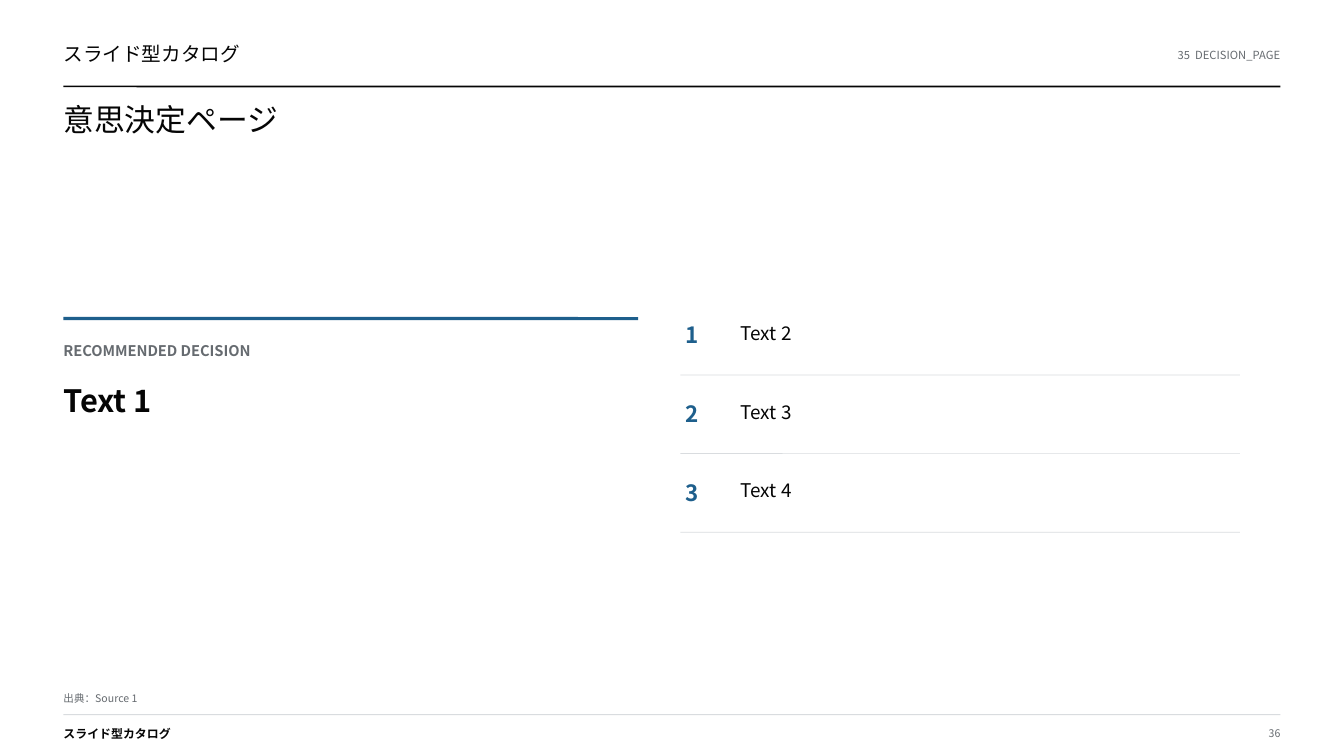
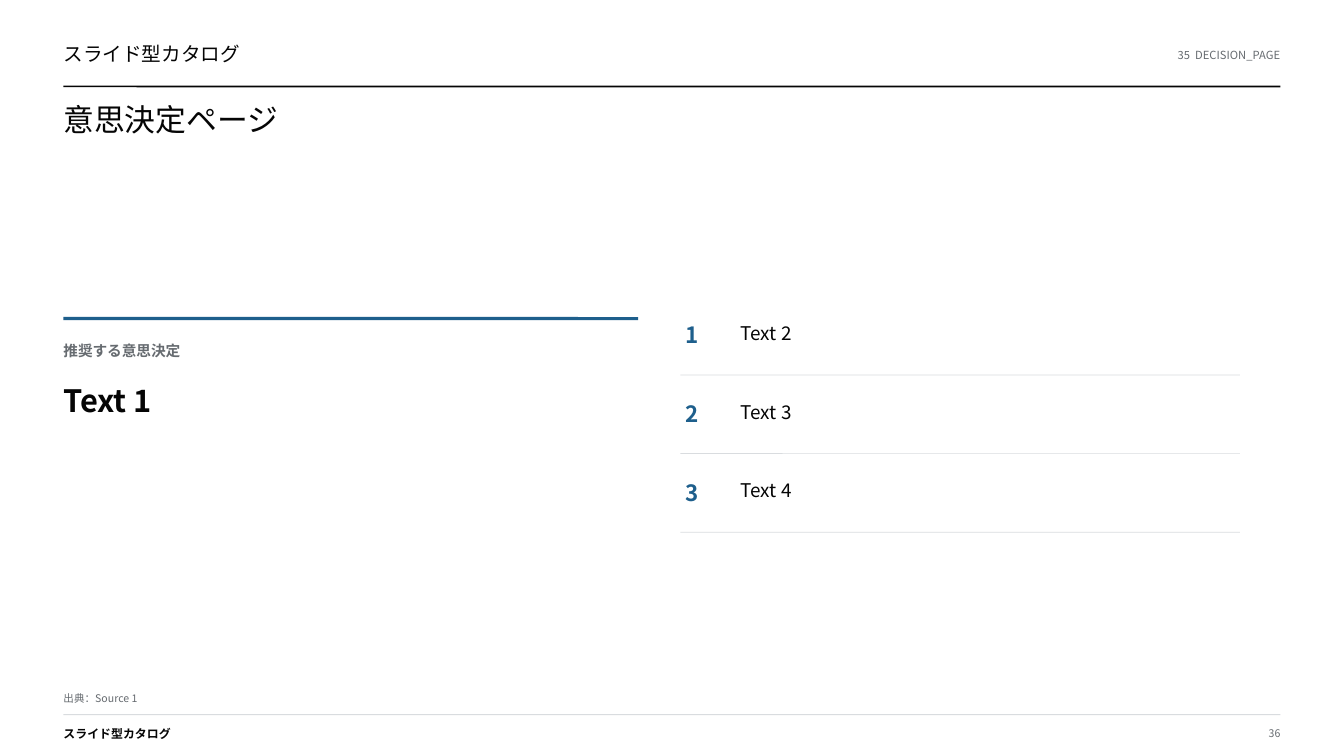
Before and after one commit to gozen3ji/consulting-pptx-skill, a slide deck: slide 36 of assets/SuperTemplate_36type.pptx. Drawn at 1344x756 pixels with LibreOffice and Linux fonts; fonts in the diff are those of the drawing. Boxes give left, top, right and bottom in pixels: in the first picture for what was removed or moved away, otherwise in the second. Text is boxed around its words. In the diff, an @@ line names an element or a change of style, - is before the commit and + after.

```diff
--- a/assets/SuperTemplate_36type.pptx
+++ b/assets/SuperTemplate_36type.pptx
@@ text at <box>63,343,180,358</box>: text changed @@
-RECOMMENDED DECISION
+推奨する意思決定
```
Also in this commit, not shown: 7 other slides changed, 1 other file.
